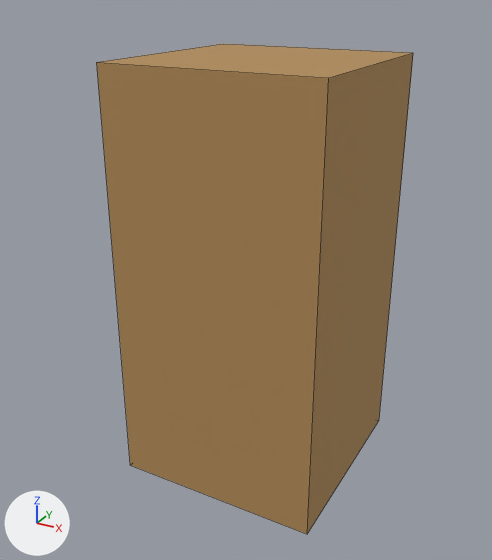
What one commit did to the FBX model Assets/Integrante4/Art/Mesopotamia/mesopotamia_tower.fbx.
Before and after are seen from a camera (50 mm lens) standing at (5.61, -10.86, 5.2) and looking at (-0.23, -0.25, -0.11). Arrows for +X, +Y and +Z are at lower left; the lights stay in place. The first picture is the older version. Mesh edges are drawn as thin lines.

Objects in the first picture: 'mesopotamia_tower'.
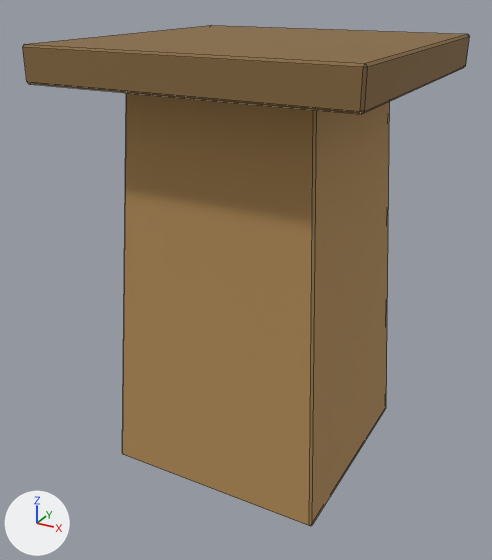
The edits, one by one:
Material 'mesopotamia_trim' (mat_mesopotamia_trim) is new.
Its base color is (0.243, 0.142, 0.0516) (brown #876940).
Its roughness is 0.85.
me_cubo_002 is used by ob_mesopotamia_tower; location (0.0, 0.0, 0.0).
me_cubo_002 had 8 vertices, 6 faces and spanned x -2.0..2.0, y -2.0..2.0, z -4.0..4.0.
me_cubo_002 now has 48 vertices, 52 faces and spans x -2.8..2.8, y -3.7..4.3, z -2.8..2.8.
me_cubo_002 part 1: the whole mesh is rebuilt.
me_cubo_002 gains material mat_mesopotamia_trim (brown #876940).
Object 'mesopotamia_tower' (ob_mesopotamia_tower) turns from (0, 0, 0) to (90, 0, 0) degrees about x, y and z.

Location of each change, [x1, y1, x2, y2] in pixels of the pictures (492 x 560 px):
'mesopotamia_tower', reshaped, turned: before [97, 44, 413, 534]; after [23, 25, 470, 526]
